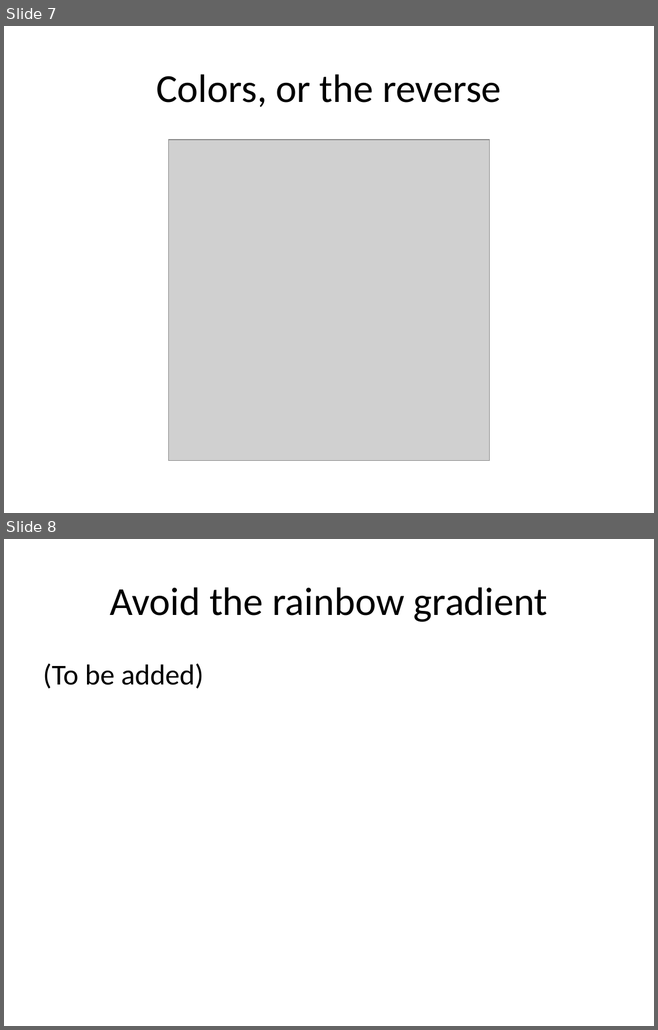
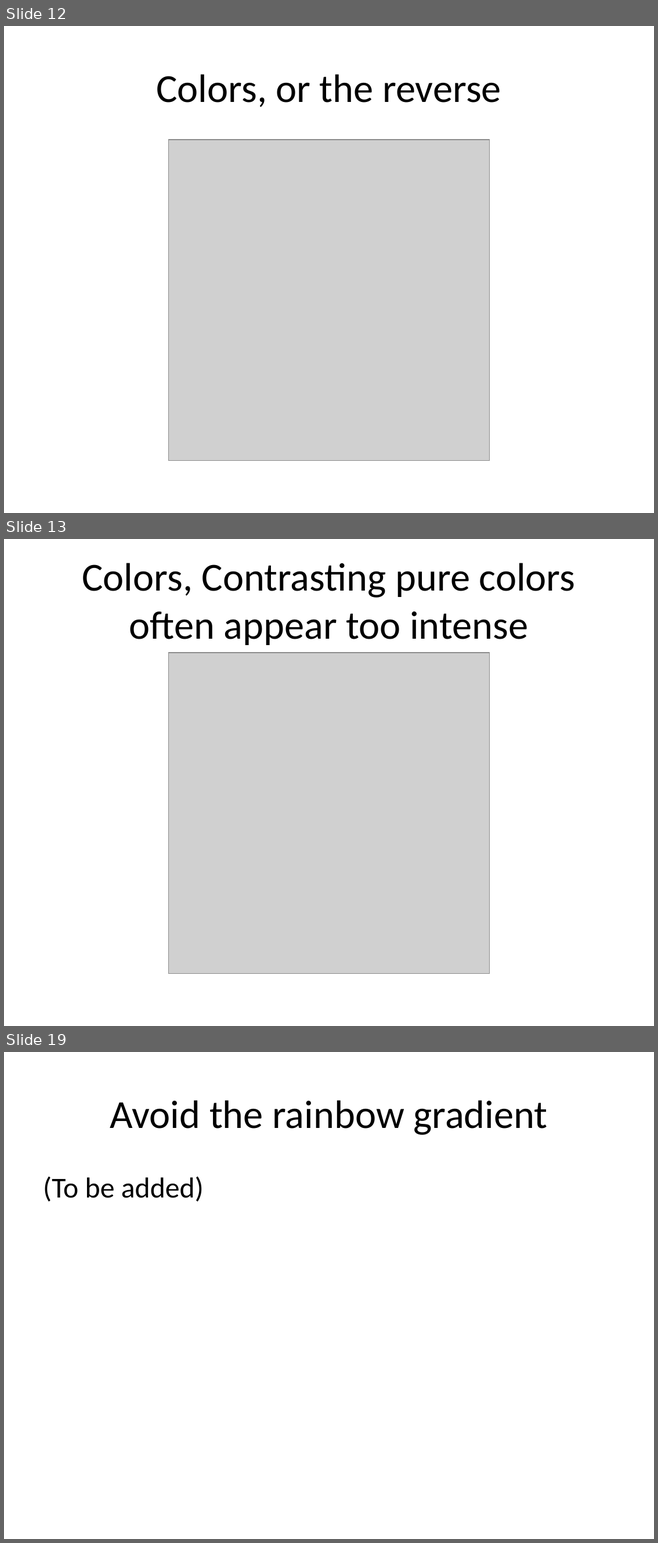
Before and after one commit to pmean/data-visualization, a slide deck: data-viz-02/component/recommendations-colors.pptx. Shown one above the other, each under a label of ours: slides 7 and 8 before the commit, slides 12, 13 and 19 after it; the slides between them are not shown. The pictures are 658x1030 and 658x1543 pixels, drawn with LibreOffice and Linux fonts; fonts in the diff are those of the drawing; grey boxes stand for pictures. Boxes give left, top, right and bottom in pixels: in the first picture for what was removed or moved away, otherwise in the second. Text is boxed around its words. In the diff, an @@ line names an element or a change of style, - is before the commit and + after.

Commit message:
Work on pure color problems

```diff
--- a/data-viz-02/component/recommendations-colors.pptx
+++ b/data-viz-02/component/recommendations-colors.pptx
@@ slide 13 added at (4, 539, 654, 1026), background #FFFFFF @@
@@ title added at (82, 563, 575, 645), 44 pt, text #000000 @@
+Colors, Contrasting pure colors often appear too intense
@@ picture added at (168, 653, 489, 973) @@
@@ what was slide 7 is now slide 12 @@
@@ what was slide 8 is now slide 19 @@
```
Also in this commit, not shown: 2 slides changed, 17 other slides added, 1 slide removed, 25 other files.
